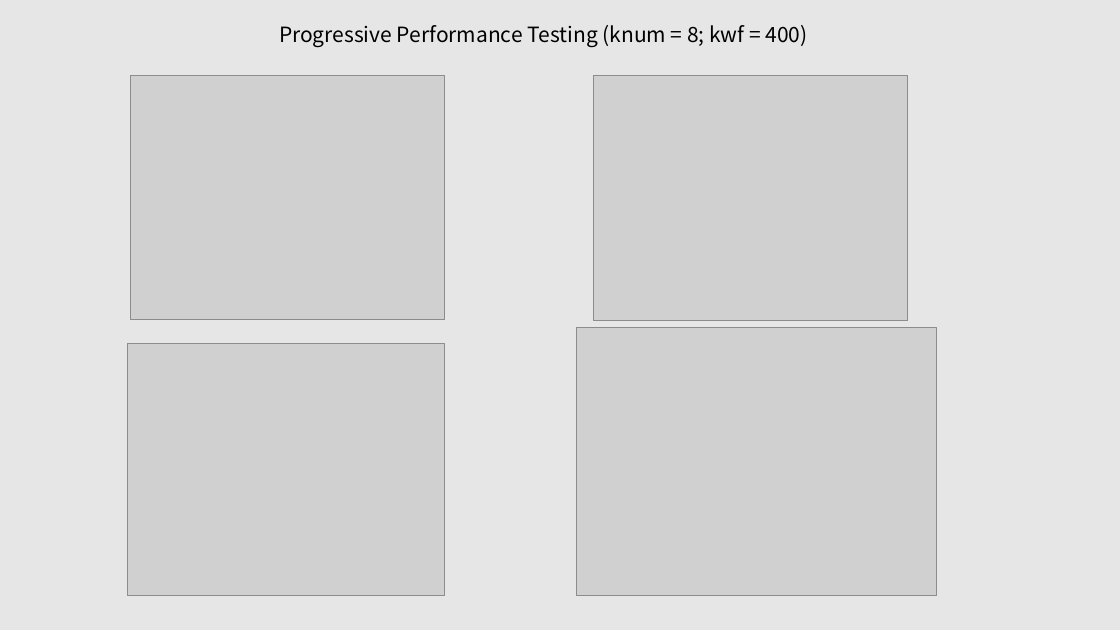
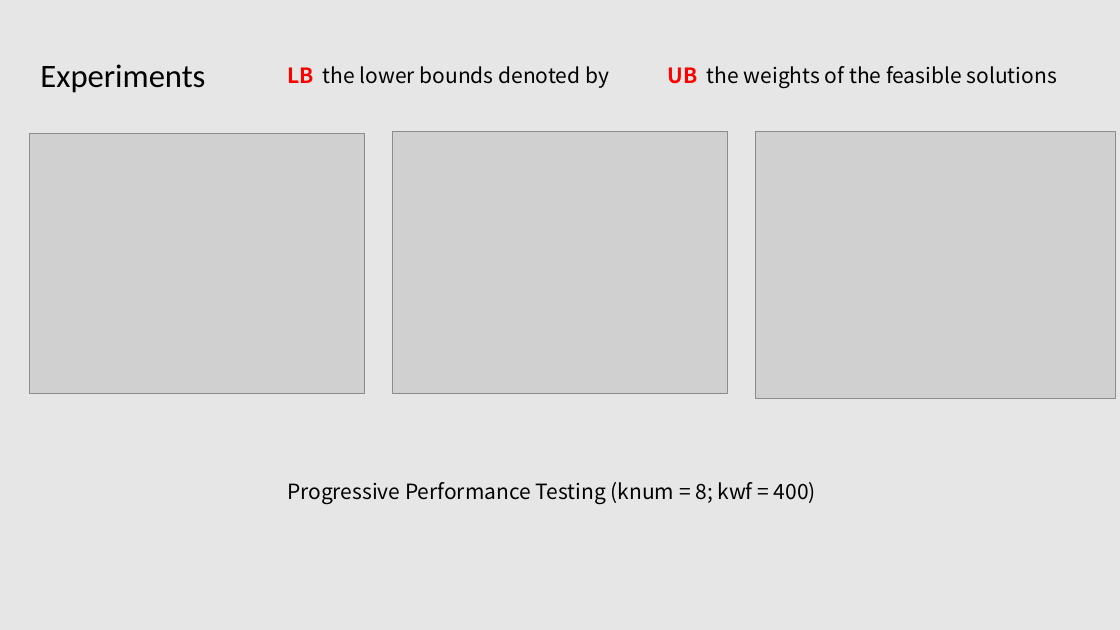
Before and after one commit to tianzhuwei/PPT, a slide deck: slide 16 of Efficient and Progressive GST Search.pptx. Drawn at 1120x630 pixels with LibreOffice and Linux fonts; fonts in the diff are those of the drawing; grey boxes stand for pictures. Boxes give left, top, right and bottom in pixels: in the first picture for what was removed or moved away, otherwise in the second. Text is boxed around its words. In the diff, an @@ line names an element or a change of style, - is before the commit and + after.

```diff
--- a/Efficient and Progressive GST Search.pptx
+++ b/Efficient and Progressive GST Search.pptx
@@ text added at (40,64,205,93), 28 pt, text #000000 @@
+Experiments
@@ text added at (287,66,609,88), 18 pt, text #000000 @@
+LB the lower bounds denoted by
@@ text added at (667,66,1057,88), 18 pt, text #000000 @@
+UB the weights of the feasible solutions
@@ picture: place and size @@
-picture at (130,76,444,320)
+picture at (29,133,364,393)
@@ picture: place and size @@
-picture at (593,76,907,321)
+picture at (392,132,728,394)
@@ picture: place and size @@
-picture at (576,328,937,595)
+picture at (756,132,1117,399)
@@ picture removed at (128,344,444,595) @@
@@ text "Progressive Performance Testing (knum = ...": place and size @@
-text "Progressive Performance Testing (knum = ..." at (279,25,808,47)
+text "Progressive Performance Testing (knum = ..." at (287,482,816,504)
```
Also in this commit, not shown: 6 other slides changed, 4 slides added, 2 slides removed.
